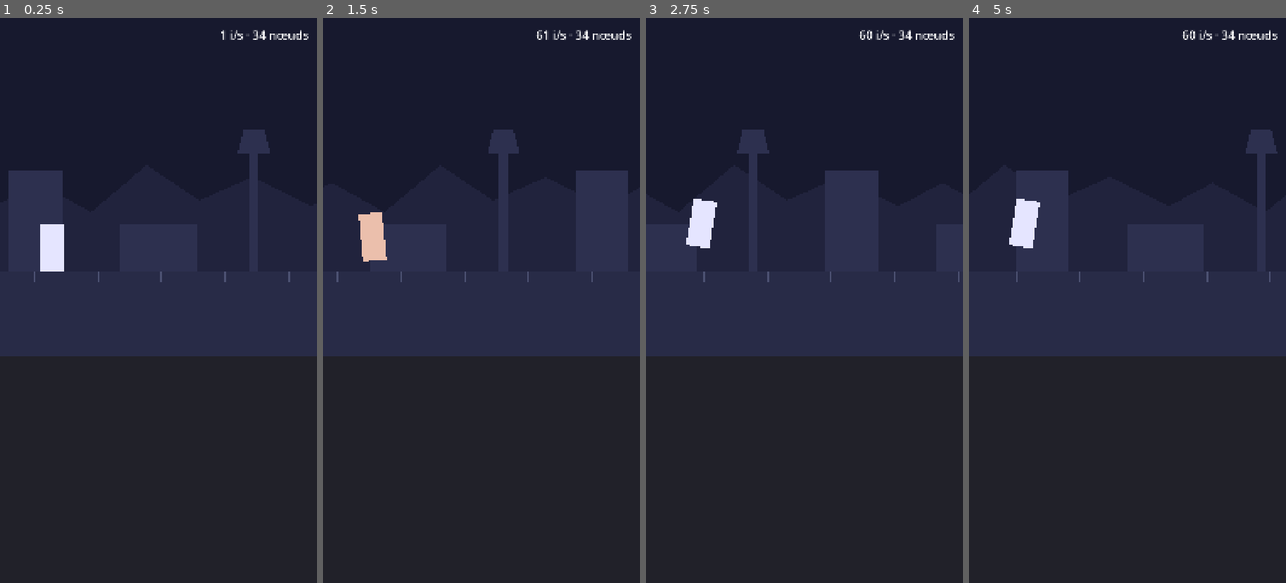
Above: before the commit, frames 1-4 (left to right).
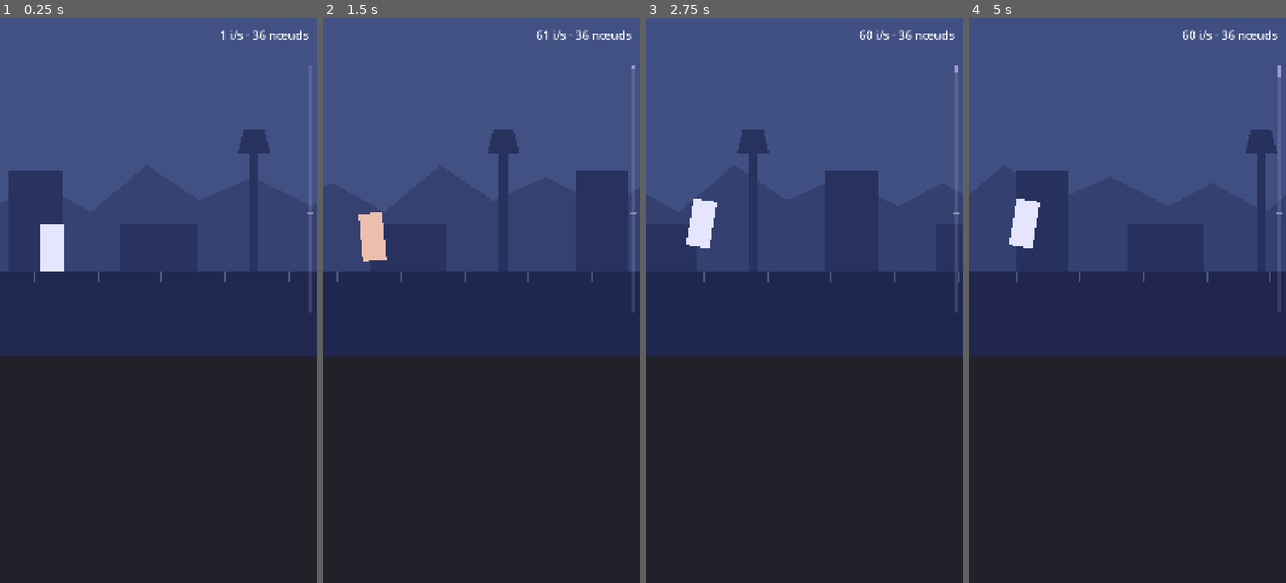
Above: after the commit, the same moments.

Repository: DavidGiangiacomo/somnambule
Game: Godot game, scene res://scenes/main.tscn
Two runs of this game, one before a commit and one after it. Both use one fixed random seed, a clock stepped at 60 frames per second and the inputs below.
Inputs (mouse positions are in pixels of both pictures, inside the frame that each line leads up to):
- Up to frame 1 (0.25 s): no input
- Up to frame 2 (1.5 s): move the mouse to (551, 272) at 0.52 s; click (551, 272) at 0.67 s; move the mouse to (418, 328) at 1.27 s; click (418, 328) at 1.42 s
- Up to frame 3 (2.75 s): move the mouse to (836, 176) at 2.02 s; click (836, 176) at 2.17 s
- Up to frame 4 (5 s): move the mouse to (1111, 413) at 2.77 s; click (1111, 413) at 2.92 s; move the mouse to (1222, 385) at 3.52 s; click (1222, 385) at 3.67 s; move the mouse to (1032, 215) at 4.27 s; click (1032, 215) at 4.42 s

The runs differ from the first frame. In frame 1, 39% of the frame differs, in the area x 0-100%, y 0-53%; in frame 2, 39%; in frame 3, 38%; in frame 4, 39%.

Commit message:
Ajoute la profondeur de sommeil P (#10)
P monte à chaque image selon la formule du simulateur et perd 3, 15 ou
50 % à chaque enjambée parfaite, maladroite ou trébuchement.

Une jauge fine sur le bord droit montre P et ses paliers. Le décor,
éclairci au départ, glisse vers un violet profond quand P monte ; le
dormeur, les obstacles et la jauge ne sont pas teintés.

Co-Authored-By: Claude Opus 5.5 <noreply@anthropic.com>

Diff:
--- a/scenes/runner.tscn
+++ b/scenes/runner.tscn
@@ -3,6 +3,7 @@
 [ext_resource type="Script" path="res://scripts/runner.gd" id="1"]
 [ext_resource type="Script" path="res://scripts/generateur_obstacles.gd" id="2"]
 [ext_resource type="Script" path="res://scripts/dormeur.gd" id="3"]
+[ext_resource type="Script" path="res://scripts/jauge_profondeur.gd" id="4"]
 
 [sub_resource type="RectangleShape2D" id="forme_dormeur"]
 size = Vector2(80, 160)
@@ -10,65 +11,67 @@
 [node name="Runner" type="Node2D"]
 script = ExtResource("1")
 
-[node name="Ciel" type="ColorRect" parent="."]
+[node name="Decor" type="Node2D" parent="."]
+
+[node name="Ciel" type="ColorRect" parent="Decor"]
 offset_right = 1080.0
 offset_bottom = 1152.0
 mouse_filter = 2
-color = Color(0.09, 0.1, 0.18, 1)
+color = Color(0.26, 0.32, 0.52, 1)
 
-[node name="PlanLointain" type="Parallax2D" parent="."]
+[node name="PlanLointain" type="Parallax2D" parent="Decor"]
 scroll_scale = Vector2(0.2, 1)
 repeat_size = Vector2(1080, 0)
 
-[node name="Collines" type="Polygon2D" parent="PlanLointain"]
-color = Color(0.13, 0.14, 0.24, 1)
+[node name="Collines" type="Polygon2D" parent="Decor/PlanLointain"]
+color = Color(0.21, 0.26, 0.45, 1)
 polygon = PackedVector2Array(0, 864, 0, 640, 150, 560, 330, 660, 520, 500, 700, 620, 880, 540, 1080, 640, 1080, 864)
 
-[node name="PlanProche" type="Parallax2D" parent="."]
+[node name="PlanProche" type="Parallax2D" parent="Decor"]
 scroll_scale = Vector2(0.5, 1)
 repeat_size = Vector2(1080, 0)
 
-[node name="Armoire" type="Polygon2D" parent="PlanProche"]
-color = Color(0.18, 0.19, 0.31, 1)
+[node name="Armoire" type="Polygon2D" parent="Decor/PlanProche"]
+color = Color(0.16, 0.2, 0.38, 1)
 polygon = PackedVector2Array(80, 864, 80, 520, 260, 520, 260, 864)
 
-[node name="Commode" type="Polygon2D" parent="PlanProche"]
-color = Color(0.18, 0.19, 0.31, 1)
+[node name="Commode" type="Polygon2D" parent="Decor/PlanProche"]
+color = Color(0.16, 0.2, 0.38, 1)
 polygon = PackedVector2Array(460, 864, 460, 700, 720, 700, 720, 864)
 
-[node name="Lampadaire" type="Polygon2D" parent="PlanProche"]
-color = Color(0.18, 0.19, 0.31, 1)
+[node name="Lampadaire" type="Polygon2D" parent="Decor/PlanProche"]
+color = Color(0.16, 0.2, 0.38, 1)
 polygon = PackedVector2Array(900, 864, 900, 460, 860, 460, 880, 380, 950, 380, 970, 460, 930, 460, 930, 864)
 
-[node name="Sol" type="Parallax2D" parent="."]
+[node name="Sol" type="Parallax2D" parent="Decor"]
 repeat_size = Vector2(1080, 0)
 
-[node name="Plancher" type="Polygon2D" parent="Sol"]
-color = Color(0.16, 0.17, 0.28, 1)
+[node name="Plancher" type="Polygon2D" parent="Decor/Sol"]
+color = Color(0.13, 0.16, 0.31, 1)
 polygon = PackedVector2Array(0, 864, 1080, 864, 1080, 1152, 0, 1152)
 
-[node name="Lattes" type="Polygon2D" parent="Sol"]
-color = Color(0.3, 0.32, 0.45, 1)
+[node name="Lattes" type="Polygon2D" parent="Decor/Sol"]
+color = Color(0.3, 0.35, 0.55, 1)
 polygon = PackedVector2Array(0, 864, 6, 864, 6, 894, 0, 894)
 
-[node name="Lattes2" type="Polygon2D" parent="Sol"]
+[node name="Lattes2" type="Polygon2D" parent="Decor/Sol"]
 position = Vector2(216, 0)
-color = Color(0.3, 0.32, 0.45, 1)
+color = Color(0.3, 0.35, 0.55, 1)
 polygon = PackedVector2Array(0, 864, 6, 864, 6, 894, 0, 894)
 
-[node name="Lattes3" type="Polygon2D" parent="Sol"]
+[node name="Lattes3" type="Polygon2D" parent="Decor/Sol"]
 position = Vector2(432, 0)
-color = Color(0.3, 0.32, 0.45, 1)
+color = Color(0.3, 0.35, 0.55, 1)
 polygon = PackedVector2Array(0, 864, 6, 864, 6, 894, 0, 894)
 
-[node name="Lattes4" type="Polygon2D" parent="Sol"]
+[node name="Lattes4" type="Polygon2D" parent="Decor/Sol"]
 position = Vector2(648, 0)
-color = Color(0.3, 0.32, 0.45, 1)
+color = Color(0.3, 0.35, 0.55, 1)
 polygon = PackedVector2Array(0, 864, 6, 864, 6, 894, 0, 894)
 
-[node name="Lattes5" type="Polygon2D" parent="Sol"]
+[node name="Lattes5" type="Polygon2D" parent="Decor/Sol"]
 position = Vector2(864, 0)
-color = Color(0.3, 0.32, 0.45, 1)
+color = Color(0.3, 0.35, 0.55, 1)
 polygon = PackedVector2Array(0, 864, 6, 864, 6, 894, 0, 894)
 
 [node name="Obstacles" type="Node2D" parent="."]
@@ -91,3 +94,7 @@
 [node name="Forme" type="CollisionShape2D" parent="Dormeur"]
 position = Vector2(-40, -80)
 shape = SubResource("forme_dormeur")
+
+[node name="Jauge" type="Node2D" parent="."]
+position = Vector2(1050, 160)
+script = ExtResource("4")
--- /dev/null
+++ b/scripts/formules.gd
@@ -0,0 +1,10 @@
+class_name Formules
+## Formules du GDD, traduites de simulateur/formules.py. Le jeu et le
+## simulateur doivent donner les mêmes résultats.
+
+
+## De combien la profondeur P augmente pendant `duree_s` secondes.
+## Formule du GDD : dP/dt = v · (1 − P / Pmax)
+static func variation_profondeur(p: float, duree_s: float) -> float:
+	var profondeur: Dictionary = Balance.donnees()["profondeur"]
+	return profondeur["vitesse_descente"] * (1.0 - p / profondeur["max"]) * duree_s
--- /dev/null
+++ b/scripts/jauge_profondeur.gd
@@ -0,0 +1,30 @@
+extends Node2D
+## Jauge de profondeur, discrète, sur le bord droit de la bande de rêve.
+## Elle se remplit vers le bas ; les traits marquent les paliers de sommeil.
+
+const TAILLE := Vector2(10, 840)
+const COULEUR_FOND := Color(1, 1, 1, 0.12)
+const COULEUR_NIVEAU := Color(0.8, 0.75, 1, 0.6)
+const COULEUR_PALIER := Color(1, 1, 1, 0.35)
+
+## Profondeur ramenée entre 0 (éveillé) et 1 (profondeur maximale).
+var valeur := 0.0:
+	set(nouvelle):
+		valeur = nouvelle
+		queue_redraw()
+
+var _paliers: Array[float] = []  # seuils des paliers, entre 0 et 1
+
+
+func _ready() -> void:
+	var profondeur: Dictionary = Balance.donnees()["profondeur"]
+	for palier in profondeur["paliers"]:
+		if palier["seuil"] > 0:
+			_paliers.append(palier["seuil"] / profondeur["max"])
+
+
+func _draw() -> void:
+	draw_rect(Rect2(Vector2.ZERO, TAILLE), COULEUR_FOND)
+	draw_rect(Rect2(0, 0, TAILLE.x, TAILLE.y * valeur), COULEUR_NIVEAU)
+	for seuil in _paliers:
+		draw_rect(Rect2(-6, TAILLE.y * seuil - 1, TAILLE.x + 12, 2), COULEUR_PALIER)
--- a/scripts/runner.gd
+++ b/scripts/runner.gd
@@ -1,21 +1,45 @@
 extends Node2D
 ## La bande de rêve : le dormeur reste fixe à l'écran, le décor défile.
 ##
-## Chaque plan est un Parallax2D. Son scroll_scale, réglé dans l'éditeur, dit à
-## quelle fraction de la vitesse il défile : 1 pour le sol, moins pour les
-## plans lointains.
+## Chaque plan du décor est un Parallax2D. Son scroll_scale, réglé dans
+## l'éditeur, dit à quelle fraction de la vitesse il défile : 1 pour le sol,
+## moins pour les plans lointains.
+##
+## La profondeur de sommeil P monte toute seule tant qu'on ne touche pas
+## l'écran. Chaque enjambée et chaque trébuchement en fait perdre une part.
+
+# Teinte du décor : couleurs normales à P = 0, violet profond à P maximale.
+const TEINTE_EVEIL := Color(1, 1, 1)
+const TEINTE_ABYSSE := Color(0.3, 0.22, 0.55)
 
 var vitesse: float  # pixels par seconde
+var profondeur := 0.0  # P, entre 0 et profondeur_max
+var profondeur_max: float
+var couts_pourcent: Dictionary  # part de P perdue selon l'issue de l'enjambée
 
+@onready var decor: Node2D = $Decor
 @onready var dormeur: Area2D = $Dormeur
 @onready var obstacles: Node2D = $Obstacles
+@onready var jauge: Node2D = $Jauge
 
 
 func _ready() -> void:
-	vitesse = Balance.donnees()["defilement"]["vitesse_px_s"]
-	for enfant in get_children():
+	var balance := Balance.donnees()
+	vitesse = balance["defilement"]["vitesse_px_s"]
+	profondeur_max = balance["profondeur"]["max"]
+	couts_pourcent = balance["enjambee"]["cout_profondeur_pourcent"]
+
+	for enfant in decor.get_children():
 		if enfant is Parallax2D:
 			enfant.autoscroll.x = -vitesse * enfant.scroll_scale.x
+
+	dormeur.enjambee.connect(_sur_enjambee)
+	dormeur.trebuchement.connect(_sur_trebuchement)
+
+
+func _process(delta: float) -> void:
+	profondeur += Formules.variation_profondeur(profondeur, delta)
+	_montrer_profondeur()
 
 
 func _unhandled_input(event: InputEvent) -> void:
@@ -24,3 +48,23 @@
 	if event is InputEventScreenTouch and event.pressed:
 		var x_min: float = dormeur.position.x - dormeur.tolerance_retard_s * vitesse
 		dormeur.toucher(obstacles.prochain(x_min))
+
+
+func _sur_enjambee(parfaite: bool) -> void:
+	_faire_payer("parfaite" if parfaite else "maladroite")
+
+
+func _sur_trebuchement() -> void:
+	_faire_payer("trebuchement")
+
+
+## Retire à P la part prévue pour cette issue : 3 veut dire 3 % de P.
+func _faire_payer(issue: String) -> void:
+	profondeur -= profondeur * couts_pourcent[issue] / 100.0
+	_montrer_profondeur()
+
+
+func _montrer_profondeur() -> void:
+	var part := profondeur / profondeur_max
+	jauge.valeur = part
+	decor.modulate = TEINTE_EVEIL.lerp(TEINTE_ABYSSE, part)
Not shown, added: scripts/formules.gd.uid
Not shown, added: scripts/jauge_profondeur.gd.uid
